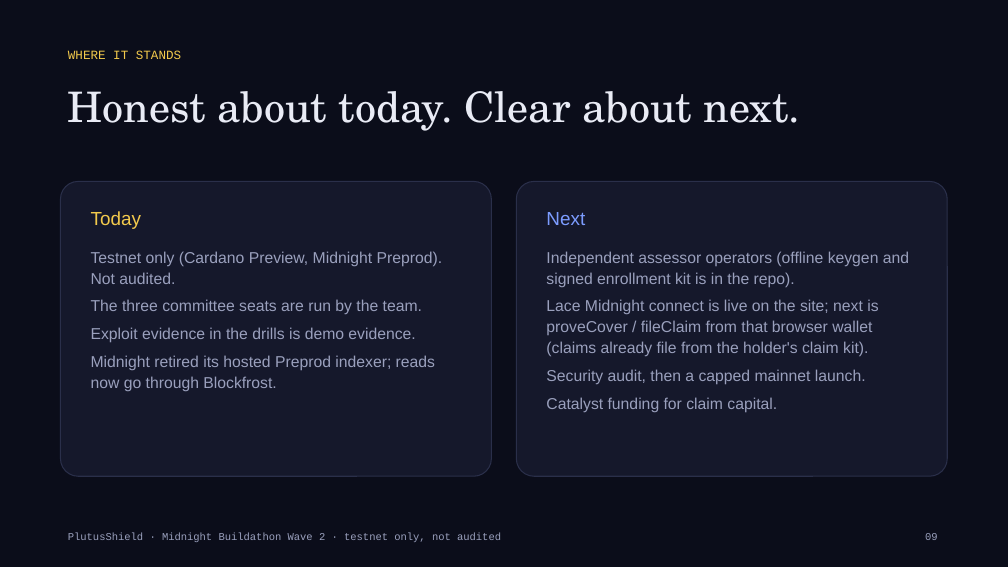
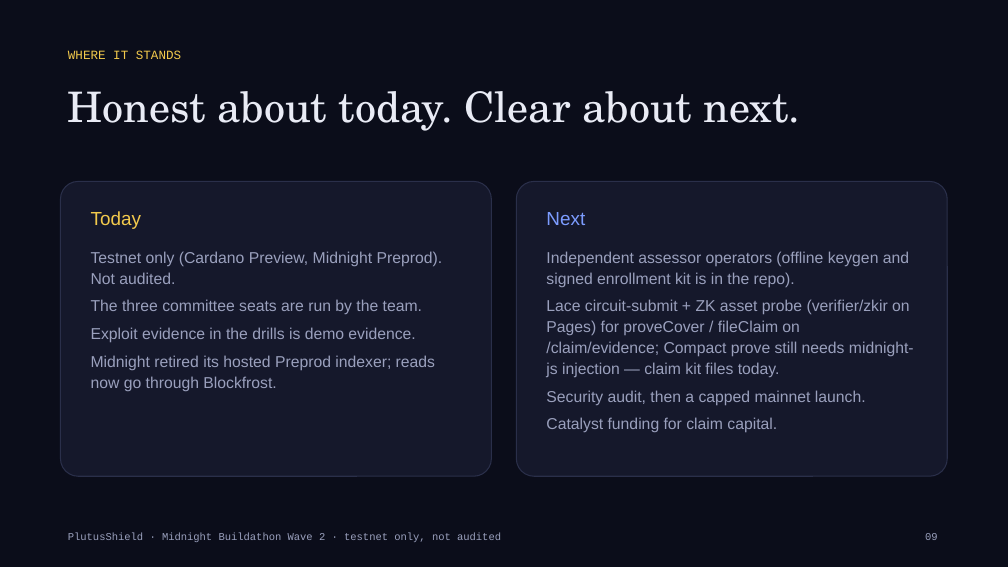
Before and after one commit to Kshot3000/PlutusShield, a slide deck: slide 9 of docs/buildathon/PlutusShield-Wave2-deck.pptx. Drawn at 1008x567 pixels with LibreOffice and Linux fonts; fonts in the diff are those of the drawing. Boxes give left, top, right and bottom in pixels: in the first picture for what was removed or moved away, otherwise in the second. Text is boxed around its words. In the diff, an @@ line names an element or a change of style, - is before the commit and + after.

Commit message:
Web/SDK: Fetch ZK asset probe + browser Compact prover slot (verifier/zkir on Pages)
Add pure fetchZkConfig loader/probe (no midnight-js in SDK), laceCircuits
zk-assets readiness, Pages-safe verifier+zkir under public/zk/policy-cover-v2,
browserCircuit register/tryCreateMidnightJsProver + FileWithLace probe UI.
Prover keys stay local (sync-zk-assets.mjs). SDK 119 tests.

```diff
--- a/docs/buildathon/PlutusShield-Wave2-deck.pptx
+++ b/docs/buildathon/PlutusShield-Wave2-deck.pptx
@@ text at bbox=[546, 299, 914, 377]: text changed @@
-Lace Midnight connect is live on the site; next is proveCover / fileClaim from that browser wallet (claims already file from the holder's claim kit).
+Lace circuit-submit + ZK asset probe (verifier/zkir on Pages) for proveCover / fileClaim on /claim/evidence; Compact prove still needs midnight-js injection — claim kit files today.
```
Also in this commit, not shown: 1 other slide changed, 22 other files.
